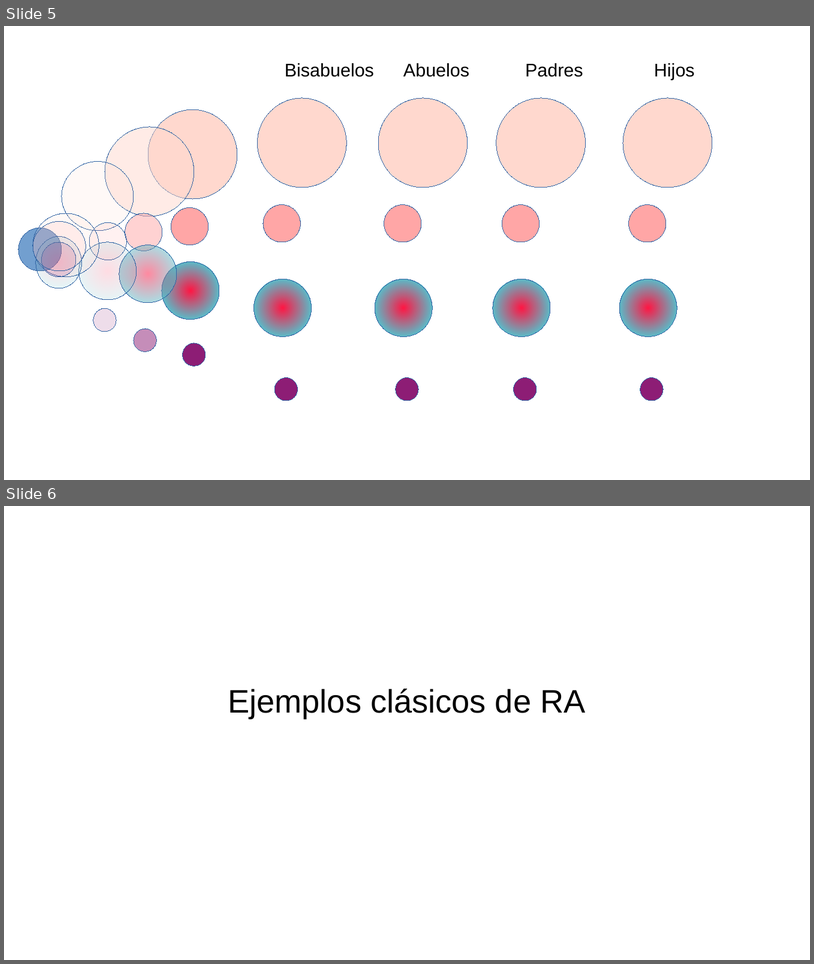
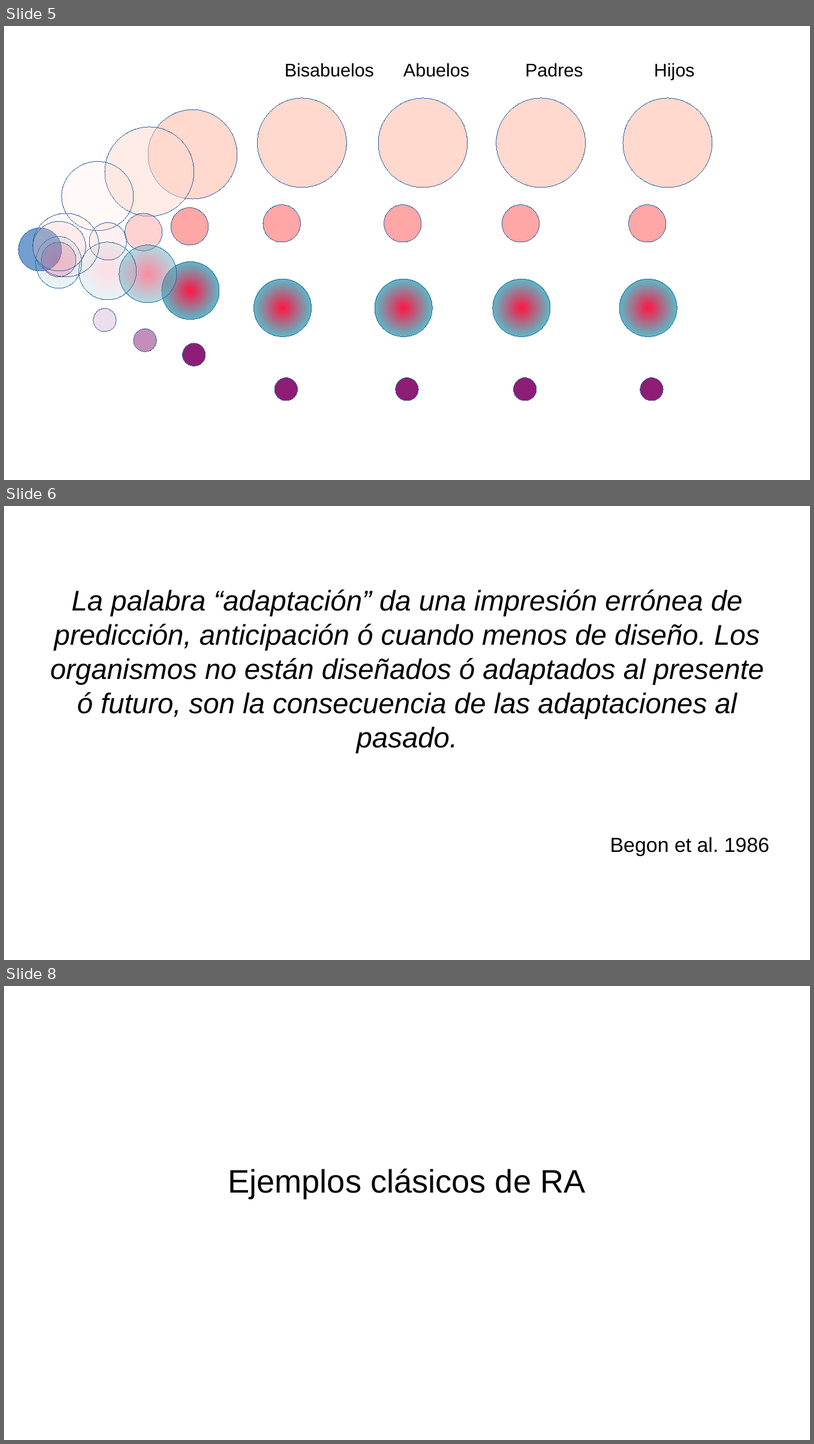
Before and after one commit to gerardommc/Biogeo-Macroecologia, a slide deck: Radiacion.odp. Shown one above the other, each under a label of ours: slides 5 and 6 before the commit, slides 5, 6 and 8 after it; the slides between them are not shown. The pictures are 814x964 and 814x1444 pixels, drawn with LibreOffice and Linux fonts; fonts in the diff are those of the drawing. Boxes give left, top, right and bottom in pixels: in the first picture for what was removed or moved away, otherwise in the second. Text is boxed around its words. In the diff, an @@ line names an element or a change of style, - is before the commit and + after.

```diff
--- a/Radiacion.odp
+++ b/Radiacion.odp
@@ slide 6 added at (x1=4, y1=506, x2=810, y2=960), background #FFFFFF @@
@@ subtitle added at (x1=50, y1=589, x2=770, y2=855), 28 pt, text #000000, italic @@
+La palabra “adaptación” da una impresión errónea de predicción, anticipación ó cuando menos de diseño. Los organismos no están diseñados ó adaptados al presente ó futuro, son la consecuencia de las adaptaciones al pasado.
+Begon et al. 1986
@@ what was slide 6 is now slide 8 @@
```
Also in this commit, not shown: 1 slide changed, 3 other slides added, 1 slide removed, 4 other files.
